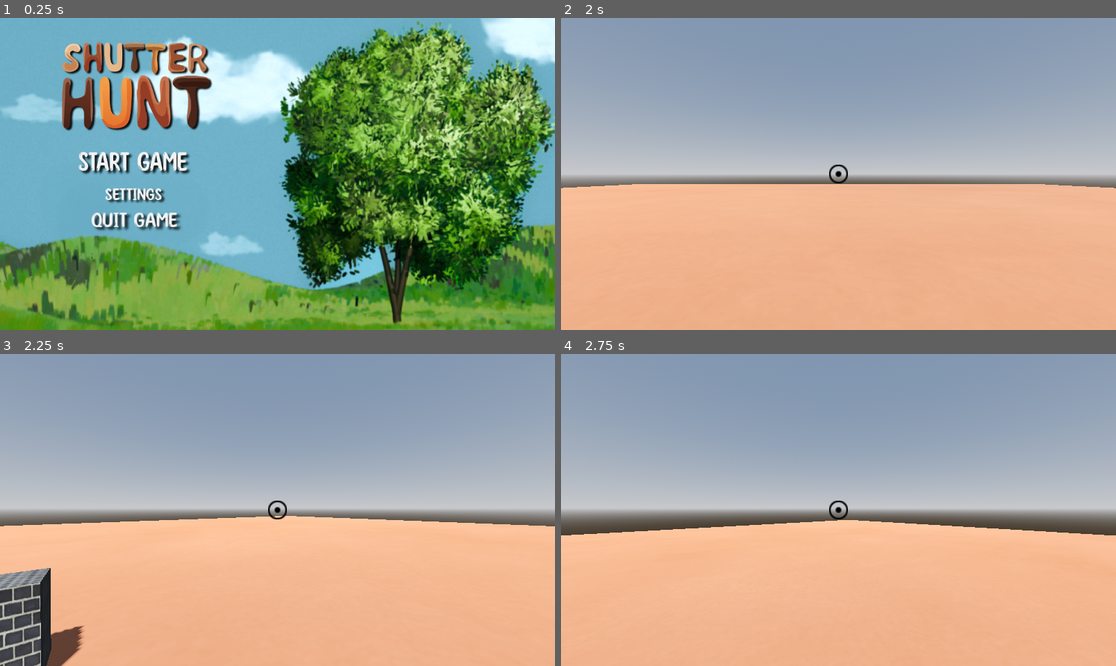
Above: before the commit, frames 1-4 (two rows, left to right).
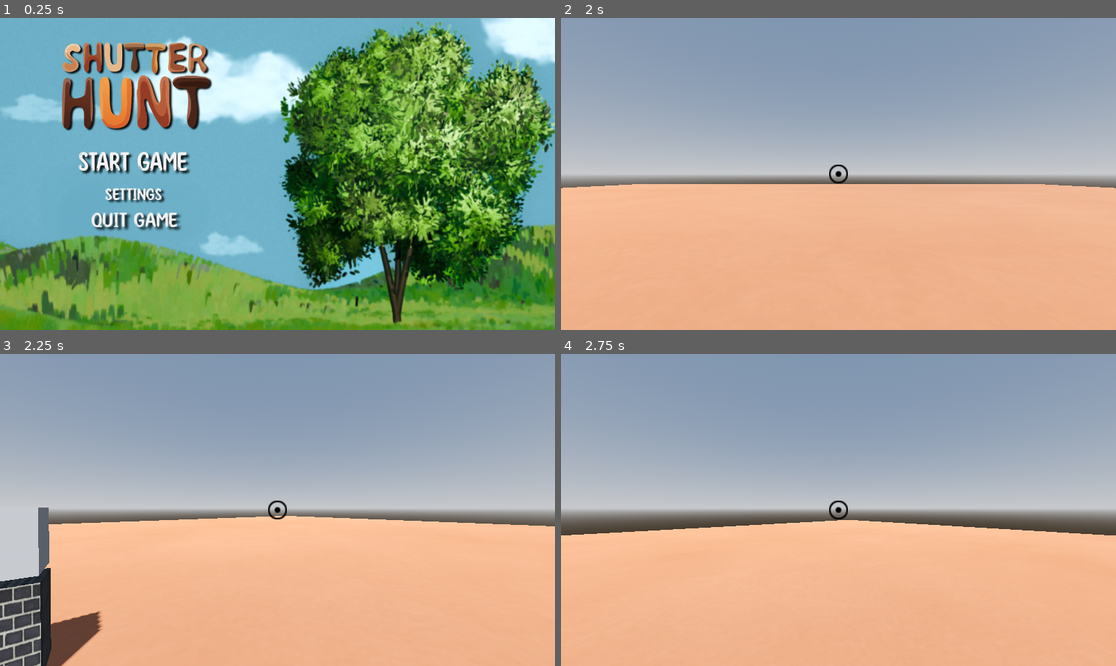
Above: after the commit, the same moments.

Repository: LAB2-PVP/Shutter-Hunt
Game: Godot game, scene res://GameUI_V1/MainMenu.tscn
Two runs of this game, one before a commit and one after it. Both use one fixed random seed, a clock stepped at 60 frames per second and the inputs below.
Inputs (mouse positions are in pixels of both pictures, inside the frame that each line leads up to):
- Up to frame 1 (0.25 s): no input
- Up to frame 2 (2 s): click (694, 164) at 0.5 s; click (999, 170) at 1.25 s
- Up to frame 3 (2.25 s): move the mouse to (305, 510) at 2.02 s; hold W (forward) from 2.03 s (still down); tap E (interact) at 2.1 s
- Up to frame 4 (2.75 s): keep holding W (forward); tap Space (jump) at 2.27 s

Frames 1-2 are identical in both runs. In frame 3, 2.6% of the frame differs, in the area x 0-19%, y 49-95%; in frame 4, nothing differs.

Commit message:
update 2 03/13
pamirsau biski test case idet interactiono :)

Diff:
--- /dev/null
+++ b/interaction/cube.tscn
@@ -0,0 +1,16 @@
+[gd_scene load_steps=4 format=3 uid="uid://cbw3lj1otadvs"]
+
+[ext_resource type="Script" path="res://interaction/interactable.gd" id="1_bb2ly"]
+
+[sub_resource type="BoxMesh" id="BoxMesh_6kd18"]
+
+[sub_resource type="BoxShape3D" id="BoxShape3D_iknfo"]
+
+[node name="StaticBody3D" type="StaticBody3D"]
+script = ExtResource("1_bb2ly")
+
+[node name="MeshInstance3D" type="MeshInstance3D" parent="."]
+mesh = SubResource("BoxMesh_6kd18")
+
+[node name="CollisionShape3D" type="CollisionShape3D" parent="."]
+shape = SubResource("BoxShape3D_iknfo")
--- a/level.tscn
+++ b/level.tscn
@@ -1,8 +1,9 @@
-[gd_scene load_steps=9 format=3 uid="uid://2b5124mgtfbh"]
+[gd_scene load_steps=10 format=3 uid="uid://2b5124mgtfbh"]
 
 [ext_resource type="PackedScene" uid="uid://kino6p4np0mg" path="res://player.tscn" id="1_dn55a"]
 [ext_resource type="Texture2D" uid="uid://8dnosx46srxs" path="res://Aplinkos modelis + teksturos/Aplinkos teksturos/4K-brick_wall_12_baseColor.jpg" id="2_5ntof"]
 [ext_resource type="Texture2D" uid="uid://laxcp1d1qcj5" path="res://Aplinkos modelis + teksturos/Aplinkos teksturos/Clay001_1K-JPG_Color.jpg" id="3_cilp3"]
+[ext_resource type="PackedScene" uid="uid://cbw3lj1otadvs" path="res://interaction/cube.tscn" id="4_cgttp"]
 
 [sub_resource type="ProceduralSkyMaterial" id="ProceduralSkyMaterial_2ypb3"]
 sky_horizon_color = Color(0.64625, 0.65575, 0.67075, 1)
@@ -49,3 +50,7 @@
 material_override = SubResource("StandardMaterial3D_gx3kb")
 use_collision = true
 size = Vector3(100, 1, 100)
+
+[node name="cube" parent="map" instance=ExtResource("4_cgttp")]
+transform = Transform3D(1, 0, 0, 0, 1, 0, 0, 0, 1, 0.0114911, 2.6041, 6.18881)
+prompt_message = "the all migthy cube"
Not shown, added: Aplinkos modelis + teksturos/zaiD0AF.tmp
